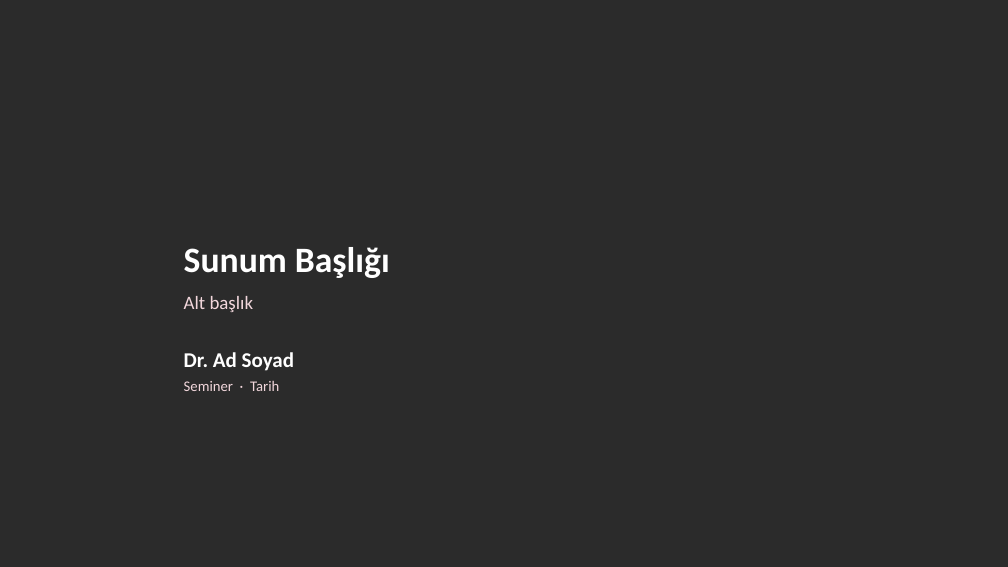
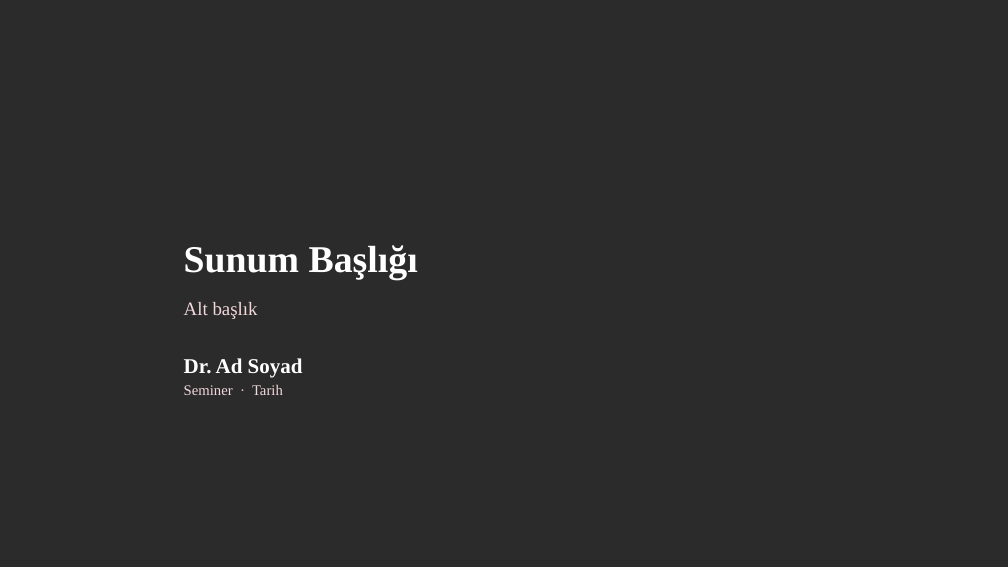
Before and after one commit to cagdasaydin5-hub/kanuniah, a slide deck: slide 1 of egitim/dosyalar/Ortak-Kapak.pptx. Drawn at 1008x567 pixels with LibreOffice and Linux fonts; fonts in the diff are those of the drawing; background and template pictures are left out; a plain dark background stands for a picture behind light text. Boxes give left, top, right and bottom in pixels: in the first picture for what was removed or moved away, otherwise in the second. Text is boxed around its words. In the diff, an @@ line names an element or a change of style, - is before the commit and + after.

Commit message:
Akademik program: sunum kuralları kutusu; şablonlar Times New Roman ve kural puntolarına getirildi

```diff
--- a/egitim/dosyalar/Ortak-Kapak.pptx
+++ b/egitim/dosyalar/Ortak-Kapak.pptx
@@ text "Sunum Başlığı" at [184, 245, 418, 279]: size 34 to 36 pt, font Calibri to Times New Roman; line spacing 1 to 1.5 @@
@@ font Calibri to Times New Roman; line spacing 1 to 1.5 in 3 elements at [184, 302, 258, 319], [184, 358, 303, 378], [184, 385, 283, 395] @@
```
Also in this commit, not shown: 29 other files.
